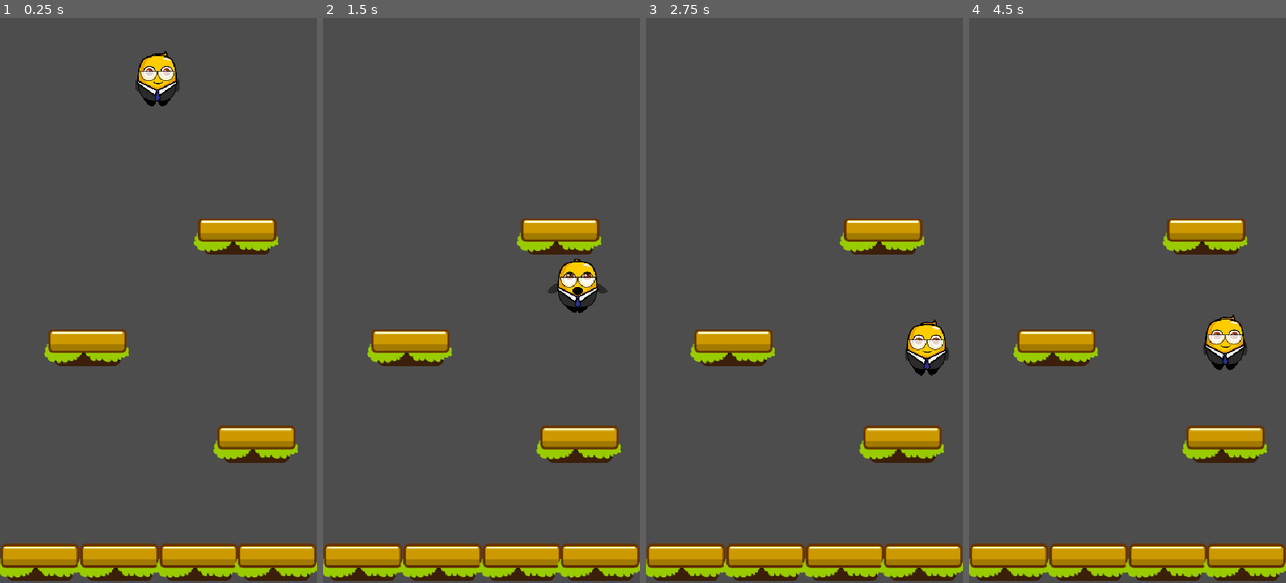
Above: before the commit, frames 1-4 (left to right).
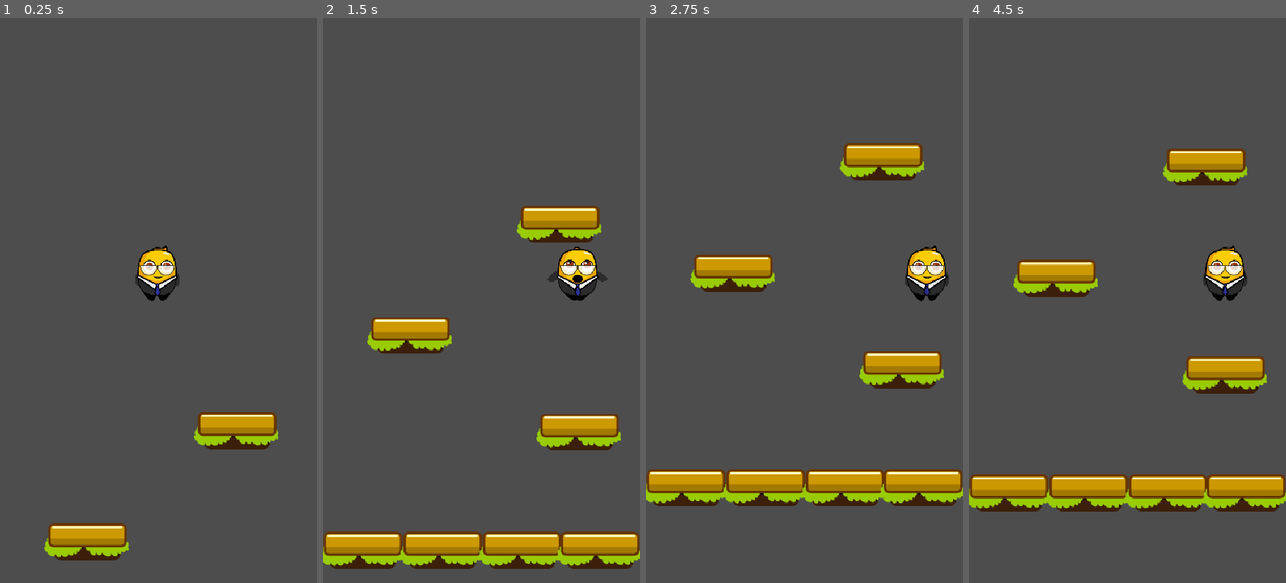
Above: after the commit, the same moments.

Repository: MireiaGonzalez/jumper-game-mobile
Game: Godot game, scene res://game/game.tscn
The game is run twice, just before and just after one commit, with the same random seed, the same clock (stepped at 60 frames per second) and the same inputs.
Inputs:
- Up to frame 1 (0.25 s): no input
- Up to frame 2 (1.5 s): hold D (move_right) 0.53-1.28 s; hold A (move_left) from 1.28 s (still down)
- Up to frame 3 (2.75 s): release A (move_left) at 2.03 s; hold D (move_right) from 2.03 s (still down)
- Up to frame 4 (4.5 s): release D (move_right) at 3.53 s; hold A (move_left) from 3.53 s (still down)

The runs differ from the first frame. In frame 1, 15% of the frame differs, in the area x 0-100%, y 5-100%; in frame 2, 16%; in frame 3, 24%; in frame 4, 24%, in the area x 0-100%, y 23-100%.

Commit message:
made camera 2d that follows player on the y axis

Diff:
--- a/game/game.gd
+++ b/game/game.gd
@@ -1 +1,9 @@
 extends Node2D
+
+var camera_scene: PackedScene = preload("res://game/game_camera/game_camera.tscn")
+var camera: GameCamera = null
+
+func _ready() -> void:
+	camera = camera_scene.instantiate() as GameCamera
+	camera.setup_camera($Player)
+	add_child(camera)
--- /dev/null
+++ b/game/game_camera/game_camera.gd
@@ -0,0 +1,17 @@
+class_name GameCamera extends Camera2D
+
+var player: Player = null
+
+func _ready() -> void:
+	global_position.x = get_viewport_rect().size.x / 2
+
+func _process(delta: float) -> void:
+	pass
+
+func _physics_process(delta: float) -> void:
+	if player:
+		global_position.y = player.global_position.y
+
+func setup_camera(_player: Player) -> void:
+	if _player:
+		player = _player
--- /dev/null
+++ b/game/game_camera/game_camera.tscn
@@ -0,0 +1,6 @@
+[gd_scene load_steps=2 format=3 uid="uid://un6hdpoheyq3"]
+
+[ext_resource type="Script" uid="uid://bsxrf8rep8opq" path="res://game/game_camera/game_camera.gd" id="1_rnnc8"]
+
+[node name="GameCamera" type="Camera2D"]
+script = ExtResource("1_rnnc8")
Not shown, added: game/game_camera/game_camera.gd.uid
